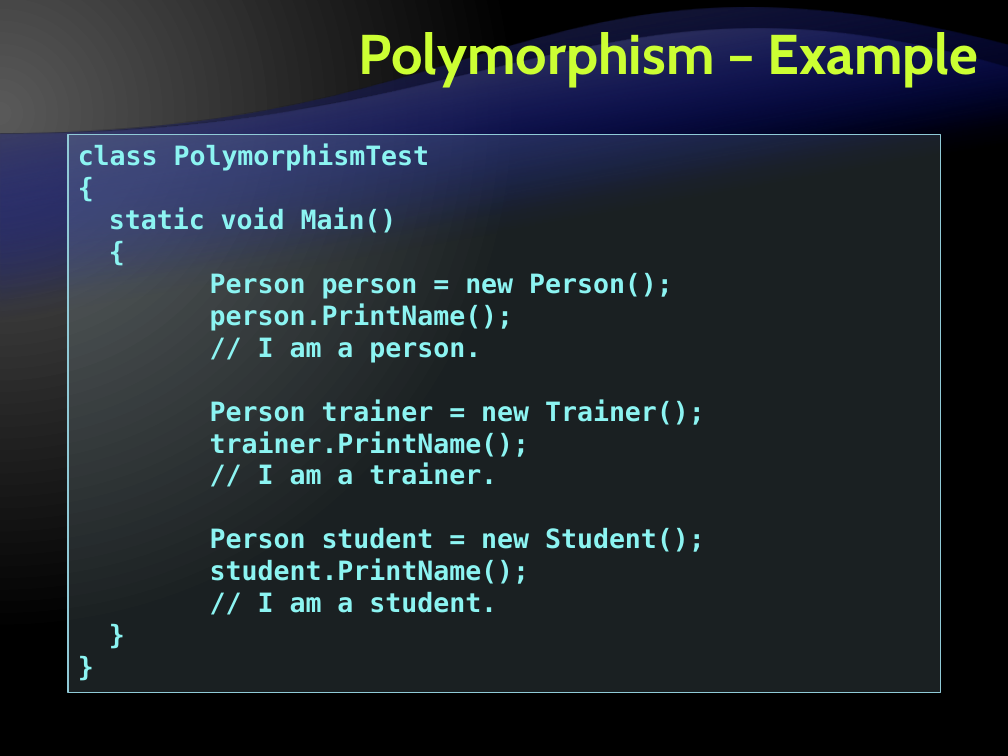
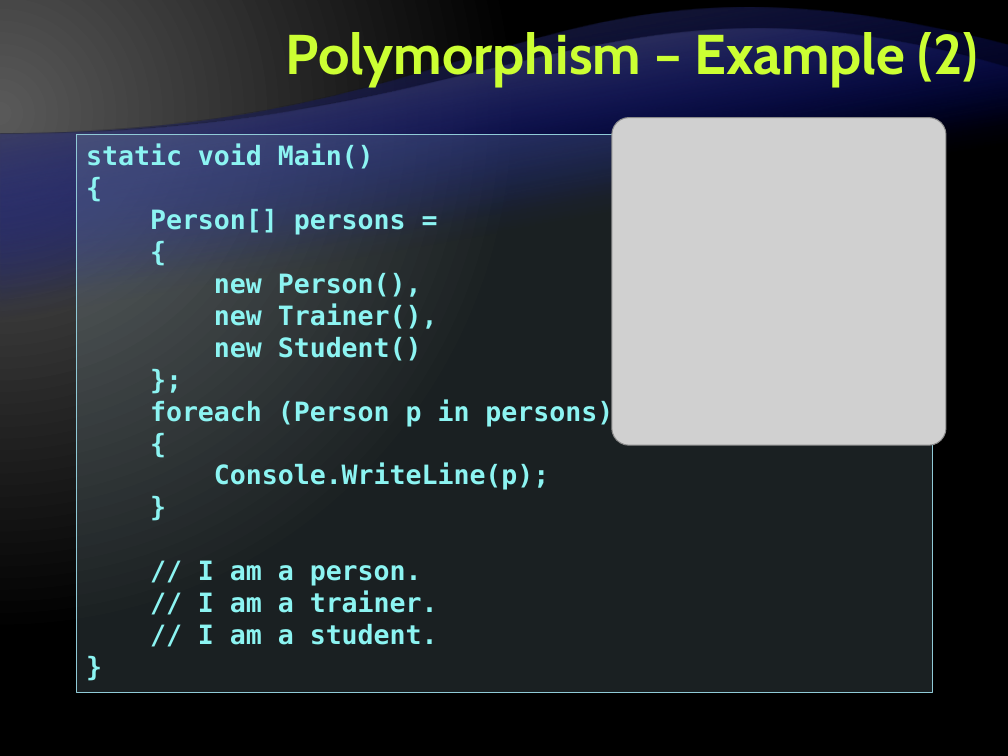
Before and after one commit to Graveheart/aspnetcourse, a slide deck: slide 88 of lectures/4. Object-Oriented Programming with CSharp.pptx (slide 87 before the commit). Drawn at 1008x756 pixels with LibreOffice and Linux fonts; fonts in the diff are those of the drawing; grey boxes stand for pictures; background and template pictures are left out. Boxes give left, top, right and bottom in pixels: in the first picture for what was removed or moved away, otherwise in the second. Text is boxed around its words. In the diff, an @@ line names an element or a change of style, - is before the commit and + after.

Commit message:
OOP lecture - finished

```diff
--- a/lectures/4. Object-Oriented Programming with CSharp.pptx
+++ b/lectures/4. Object-Oriented Programming with CSharp.pptx
@@ title at [285,27,979,87]: text changed @@
-Polymorphism – Example
+Polymorphism – Example (2)
@@ picture added at [612,118,946,446] @@
@@ text in rectangle at [77,134,932,692]: paragraph removed @@
-}
@@ rectangle "static void Main()": place and size @@
-rectangle "static void Main()" at [68,134,940,692]
+rectangle "static void Main()" at [77,134,932,692]
@@ text in rectangle at [78,144,430,171]: paragraphs removed @@
-class PolymorphismTest
-{
@@ text in rectangle at [150,209,613,490]: text changed @@
-Person person = new Person();
-person.PrintName();
+Person[] persons =
+{
+new Person(),
+new Trainer(),
+new Student()
+};
+foreach (Person p in persons)
+{
+Console.WriteLine(p);
+}
@@ text in rectangle at [210,400,705,457]: paragraphs removed @@
-Person trainer = new Trainer();
-trainer.PrintName();
@@ text in rectangle at [210,527,705,584]: paragraphs removed @@
-Person student = new Student();
-student.PrintName();
```
Also in this commit, not shown: 28 other slides changed, 1 slide added.
